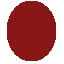
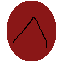
Layers edited between the first and the second (64, 64) image:
painted on "Ellipse 1" over 13, 17, 47, 48
